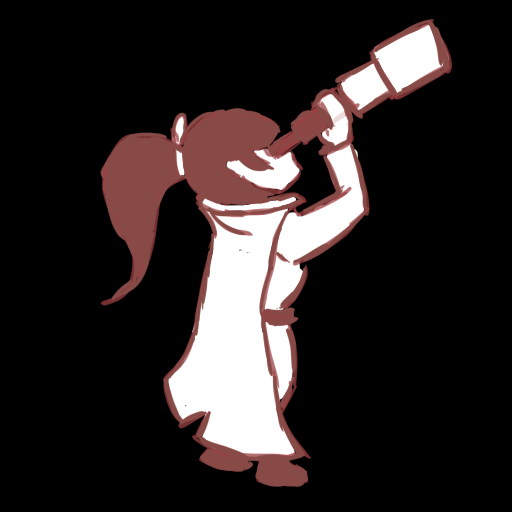
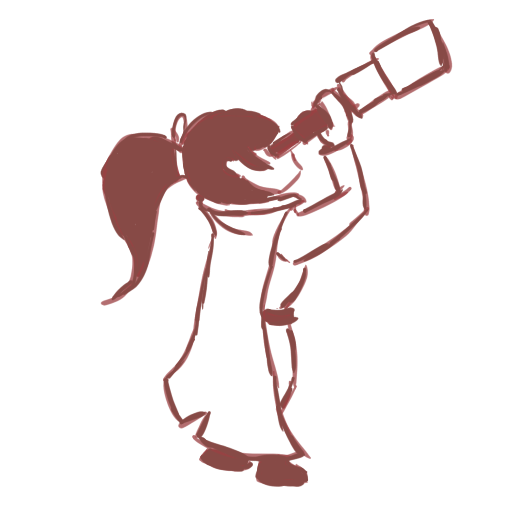
Comparing the layer stacks of the two 512 x 512 images. Changes:
painted on "Paint Layer 3" over [64, 0, 512, 512]
painted on "Paint Layer 4" over [64, 0, 512, 512]
hid "Paint Layer 5" over [0, 0, 512, 512]
